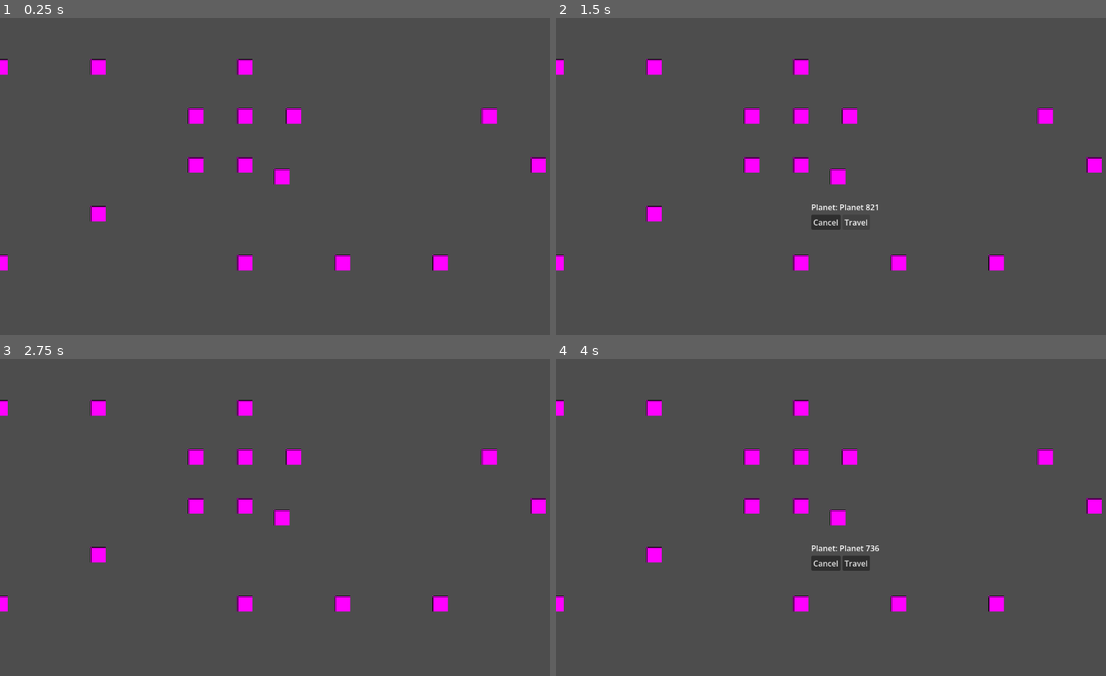
Above: before the commit, frames 1-4 (two rows, left to right).
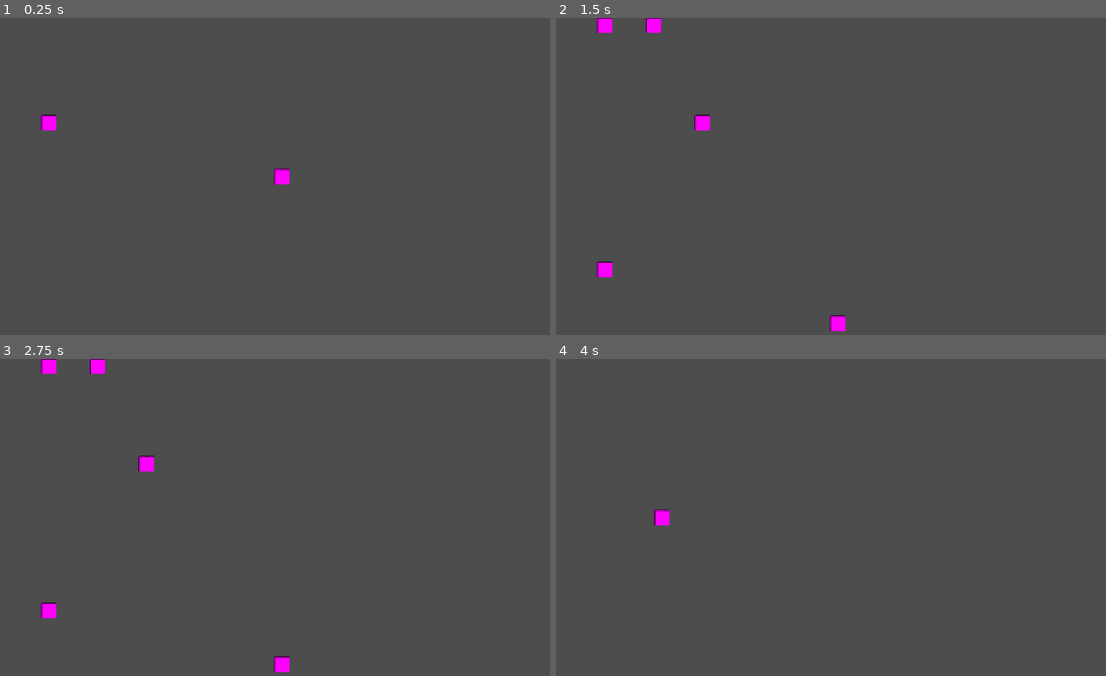
Above: after the commit, the same moments.

Repository: emilierummer/procedural-planets
Game: Godot game, scene res://PlanetMap/PlanetMap.tscn
Same seed, same stepped clock (60 frames per second), same inputs: the game is played once before the commit and once after it. The project has no main scene, so this scene is started directly.
Inputs (mouse positions are in pixels of both pictures, inside the frame that each line leads up to):
- Up to frame 1 (0.25 s): no input
- Up to frame 2 (1.5 s): tap Enter at 0.5 s; drag from (655, 65) to (655, 214) at 0.52 s; click (858, 220) at 1.25 s, where only the run before the commit has a clickable "Travel"
- Up to frame 3 (2.75 s): click (269, 561) at 2 s, where only the run before the commit has a clickable "Cancel"
- Up to frame 4 (4 s): tap Space at 2.75 s; drag from (655, 555) to (655, 406) at 2.77 s; tap Enter at 3.5 s; move the mouse to (754, 457) at 3.52 s; hold D (MoveRight, bound only after the commit) from 3.53 s (still down); click (754, 457) at 3.67 s

The runs differ from the first frame. In frame 1, 2.2% of the frame differs, in the area x 0-100%, y 12-80%; in frame 2, 3.3%, in the area x 0-100%, y 0-99%; in frame 3, 2.9%; in frame 4, 2.9%.

Commit message:
feat: move and zoom camera on map
Co-authored-by: Copilot <copilot@github.com>

Diff:
--- a/PlanetMap/PlanetMap.tscn
+++ b/PlanetMap/PlanetMap.tscn
@@ -9,11 +9,11 @@
 [node name="PlanetMap" type="Node2D" unique_id=1615454139]
 script = ExtResource("1_4w114")
 
+[node name="Camera" type="Camera2D" parent="." unique_id=508318021]
+
 [node name="CurrentPlanet" type="Sprite2D" parent="." unique_id=128218115]
 position = Vector2(601, 286)
 texture = SubResource("PlaceholderTexture2D_8jfyb")
-
-[node name="Camera2D" type="Camera2D" parent="CurrentPlanet" unique_id=508318021]
 
 [node name="PlanetInfo" parent="." unique_id=2088689581 instance=ExtResource("3_mr1mo")]
 visible = false
--- a/PlanetMap/planet_map.gd
+++ b/PlanetMap/planet_map.gd
@@ -2,7 +2,13 @@
 
 const PackedPlanetScene = preload("res://PlanetMap/Planet.tscn")
 
+const MAX_CAMERA_ZOOM = 12.0
+const MIN_CAMERA_ZOOM = 0.3
+const DEFAULT_CAMERA_SPEED = 100
+
+
 @onready var PlanetInfo = $PlanetInfo
+@onready var Camera: Camera2D = $Camera
 
 
 ## Stores currently visible planet nodes in the scene. The key is a string `x_y` for the planet's position
@@ -27,10 +33,10 @@
 
 
 func _ready():
-	var other_planets = get_tree().get_nodes_in_group("other_planets")
-	for planet in other_planets:
-		planet.connect("planet_clicked", _on_planet_clicked)
+	# Position camera over current planet
+	Camera.global_position = $CurrentPlanet.global_position
 
+	# Get original planets
 	var updates = PlanetGenerator.update_visible_planets()
 	for planet in updates["added"]:
 		_add_visible_planet(planet)
@@ -38,5 +44,29 @@
 		_remove_visible_planet(planet)
 
 
+func _unhandled_input(event):
+	if event is InputEventScreenDrag:
+		Camera.global_position -= event.relative / Camera.zoom.x # Adjust drag speed based on zoom level
+	if event is InputEventMagnifyGesture:
+		var new_zoom = Camera.zoom.x
+		new_zoom *= event.factor
+		new_zoom = clamp(new_zoom, MIN_CAMERA_ZOOM, MAX_CAMERA_ZOOM)
+		if new_zoom != 0:
+			Camera.zoom.x = new_zoom
+			Camera.zoom.y = new_zoom
+
+
+func _process(delta):
+	var camera_speed = 8 * DEFAULT_CAMERA_SPEED / Camera.zoom.x # Adjust speed based on zoom level
+	if Input.is_action_pressed("MoveUp"):
+		Camera.global_position.y -= camera_speed * delta
+	if Input.is_action_pressed("MoveDown"):
+		Camera.global_position.y += camera_speed * delta
+	if Input.is_action_pressed("MoveLeft"):
+		Camera.global_position.x -= camera_speed * delta
+	if Input.is_action_pressed("MoveRight"):
+		Camera.global_position.x += camera_speed * delta
+
+
 func _on_planet_clicked(planet: Planet):
 	PlanetInfo.update_planet_info(planet)
--- a/project.godot
+++ b/project.godot
@@ -23,6 +23,38 @@
 window/size/mode=1
 window/size/always_on_top=true
 
+[input]
+
+MoveUp={
+"deadzone": 0.2,
+"events": [Object(InputEventKey,"resource_local_to_scene":false,"resource_name":"","device":-1,"window_id":0,"alt_pressed":false,"shift_pressed":false,"ctrl_pressed":false,"meta_pressed":false,"pressed":false,"keycode":0,"physical_keycode":87,"key_label":0,"unicode":119,"location":0,"echo":false,"script":null)
+, Object(InputEventJoypadMotion,"resource_local_to_scene":false,"resource_name":"","device":-1,"axis":1,"axis_value":-1.0,"script":null)
+]
+}
+MoveDown={
+"deadzone": 0.2,
+"events": [Object(InputEventKey,"resource_local_to_scene":false,"resource_name":"","device":-1,"window_id":0,"alt_pressed":false,"shift_pressed":false,"ctrl_pressed":false,"meta_pressed":false,"pressed":false,"keycode":0,"physical_keycode":83,"key_label":0,"unicode":115,"location":0,"echo":false,"script":null)
+, Object(InputEventJoypadMotion,"resource_local_to_scene":false,"resource_name":"","device":-1,"axis":1,"axis_value":1.0,"script":null)
+]
+}
+MoveLeft={
+"deadzone": 0.2,
+"events": [Object(InputEventKey,"resource_local_to_scene":false,"resource_name":"","device":-1,"window_id":0,"alt_pressed":false,"shift_pressed":false,"ctrl_pressed":false,"meta_pressed":false,"pressed":false,"keycode":0,"physical_keycode":65,"key_label":0,"unicode":97,"location":0,"echo":false,"script":null)
+, Object(InputEventJoypadMotion,"resource_local_to_scene":false,"resource_name":"","device":-1,"axis":0,"axis_value":-1.0,"script":null)
+]
+}
+MoveRight={
+"deadzone": 0.2,
+"events": [Object(InputEventKey,"resource_local_to_scene":false,"resource_name":"","device":-1,"window_id":0,"alt_pressed":false,"shift_pressed":false,"ctrl_pressed":false,"meta_pressed":false,"pressed":false,"keycode":0,"physical_keycode":68,"key_label":0,"unicode":100,"location":0,"echo":false,"script":null)
+, Object(InputEventJoypadMotion,"resource_local_to_scene":false,"resource_name":"","device":-1,"axis":0,"axis_value":1.0,"script":null)
+]
+}
+
+[input_devices]
+
+pointing/emulate_touch_from_mouse=true
+pointing/emulate_mouse_from_touch=false
+
 [physics]
 
 3d/physics_engine="Jolt Physics"
